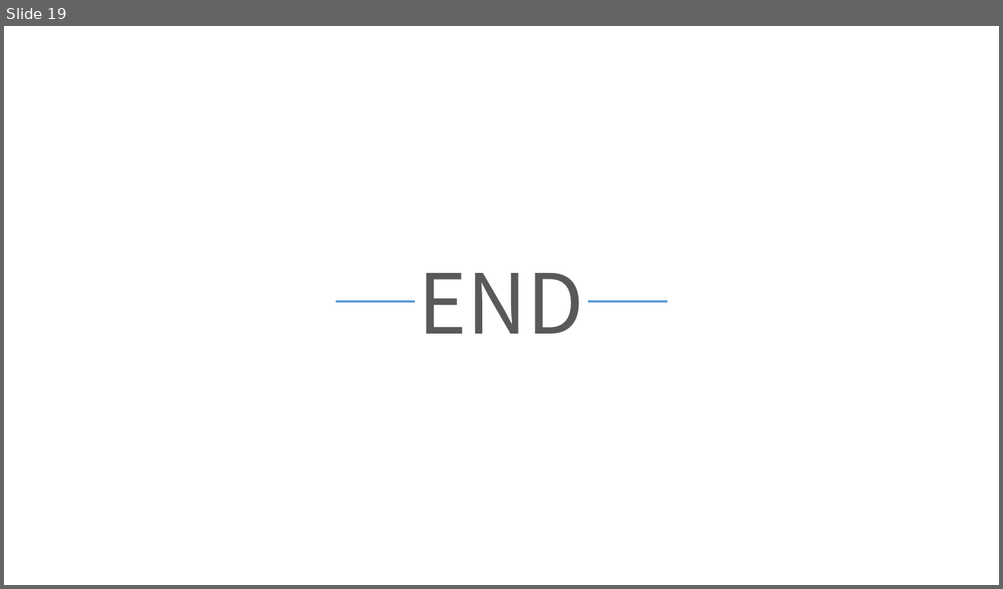
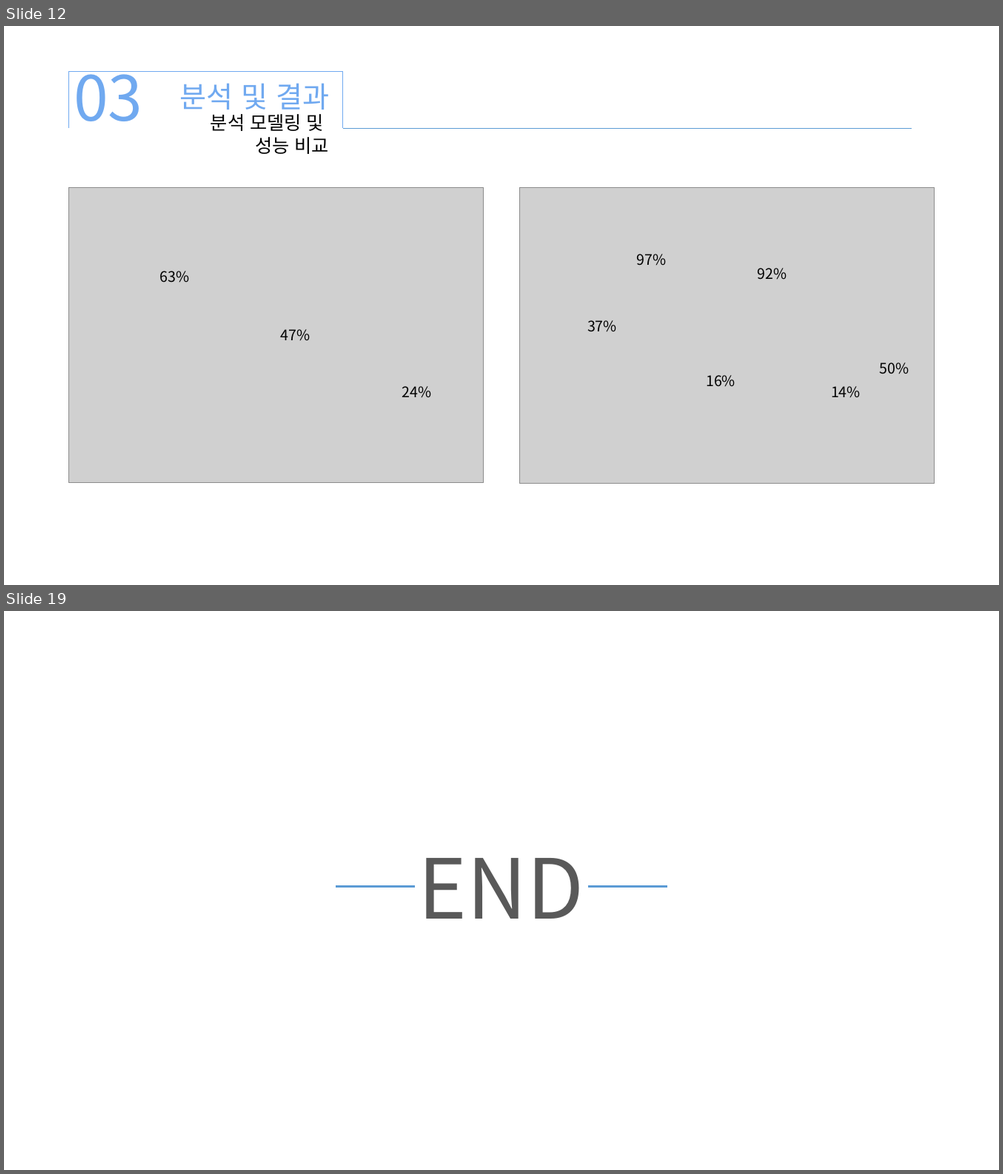
Before and after one commit to xddongx/flexink, a slide deck: titanic/titanic.pptx. Shown one above the other, each under a label of ours: slide 19 before the commit, slides 12 and 19 after it; the slides between them are not shown. The pictures are 1003x589 and 1003x1174 pixels, drawn with LibreOffice and Linux fonts; fonts in the diff are those of the drawing; grey boxes stand for pictures. Boxes give left, top, right and bottom in pixels: in the first picture for what was removed or moved away, otherwise in the second. Text is boxed around its words. In the diff, an @@ line names an element or a change of style, - is before the commit and + after.

```diff
--- a/titanic/titanic.pptx
+++ b/titanic/titanic.pptx
@@ slide 12 added at (x1=4, y1=26, x2=999, y2=585), background #FFFFFF @@
@@ right bracket added at (x1=68, y1=71, x2=342, y2=128), outline #70A9F0 0.5 pt @@
@@ text added at (x1=74, y1=71, x2=142, y2=121), 60 pt, text #70A9F0 @@
+03
@@ text added at (x1=179, y1=83, x2=329, y2=116), 28 pt, text #70A9F0 @@
+분석 및 결과
@@ text added at (x1=210, y1=114, x2=329, y2=154), 18 pt, text #000000 @@
+분석 모델링 및
+성능 비교
@@ line added from (343, 128) to (911, 128), #5B9BD5 0.5 pt @@
@@ picture added at (x1=69, y1=188, x2=484, y2=483) @@
@@ picture added at (x1=520, y1=188, x2=934, y2=484) @@
@@ text added at (x1=637, y1=254, x2=666, y2=266), 14 pt, text #000000 @@
+97%
@@ text added at (x1=757, y1=268, x2=787, y2=280), 14 pt, text #000000 @@
+92%
@@ text added at (x1=160, y1=271, x2=190, y2=283), 14 pt, text #000000 @@
+63%
@@ text added at (x1=281, y1=329, x2=310, y2=340), 14 pt, text #000000 @@
+47%
@@ text added at (x1=587, y1=321, x2=617, y2=332), 14 pt, text #000000 @@
+37%
@@ text added at (x1=706, y1=375, x2=735, y2=386), 14 pt, text #000000 @@
+16%
@@ text added at (x1=879, y1=363, x2=909, y2=375), 14 pt, text #000000 @@
+50%
@@ text added at (x1=401, y1=386, x2=431, y2=397), 14 pt, text #000000 @@
+24%
@@ text added at (x1=831, y1=386, x2=860, y2=397), 14 pt, text #000000 @@
+14%
```
Also in this commit, not shown: 13 slides changed, 4 other slides added, 10 slides removed, 13 other files.
